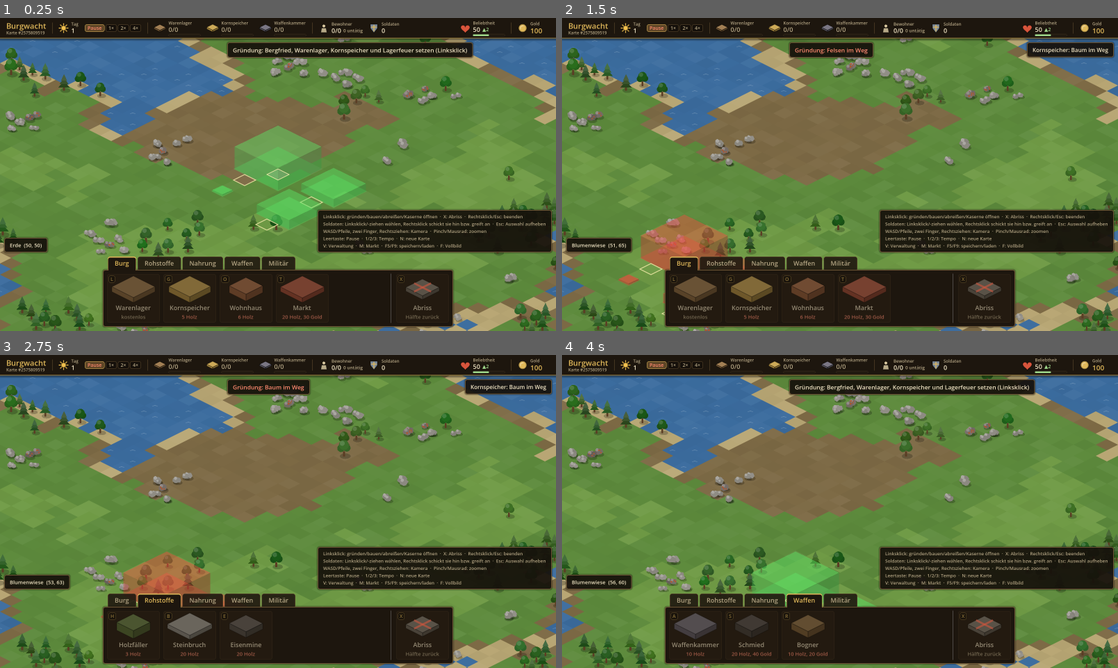
Above: before the commit, frames 1-4 (two rows, left to right).
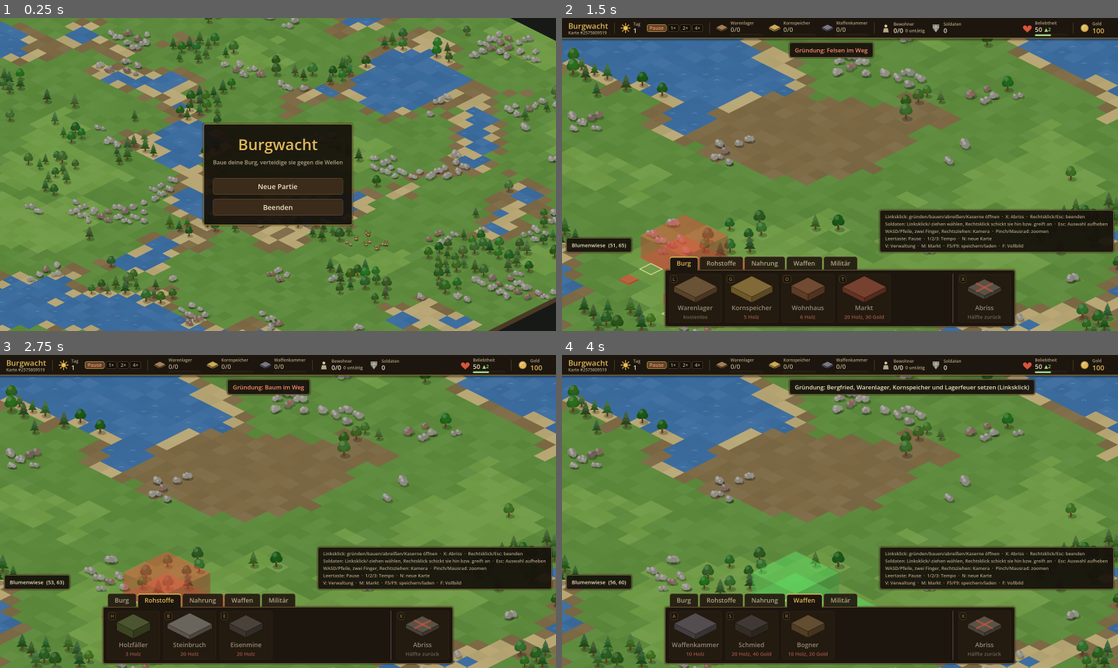
Above: after the commit, the same moments.

Repository: GwydionBr/burgwacht
Game: Godot game, scene res://scenes/main_menu.tscn
Two runs of this game, one before a commit and one after it. Both use one fixed random seed, a clock stepped at 60 frames per second and the inputs below. Before the commit the project starts from res://scenes/main.tscn.
Inputs (mouse positions are in pixels of both pictures, inside the frame that each line leads up to):
- Up to frame 1 (0.25 s): no input
- Up to frame 2 (1.5 s): click (840, 187) at 0.5 s, where only the run after the commit has a clickable "Neue Partie"; click "Burg" at 1.25 s
- Up to frame 3 (2.75 s): click "Rohstoffe" at 2 s
- Up to frame 4 (4 s): click "Nahrung" at 2.75 s; click "Waffen" at 3.5 s

The runs differ from the first frame. In frame 1, 74% of the frame differs, in the area x 0-100%, y 0-100%; in frame 2, 0.8%; in frame 3, 0.8%; in frame 4, nothing differs.

Commit message:
Hauptmenü als Startszene
Das Spiel startet im Hauptmenü über einer zufälligen Karte, über die die
Kamera langsam schwenkt. „Neue Partie“ startet das freie Spiel mit
zufälligem Seed in der Gründung, „Beenden“ schließt das Spiel. Mit
Startparametern geht es wie bisher direkt in die Partie; --menu zeigt
das Hauptmenü trotzdem (Preset main_menu). MenuPanel nimmt weitere
Einträge für spätere Menüs auf.

Co-Authored-By: Claude Opus 5.5 (1M context) <noreply@anthropic.com>

Diff:
--- a/project.godot
+++ b/project.godot
@@ -6,7 +6,7 @@
 
 config/name="Burgwacht"
 config/description="Burgenbau-Strategiespiel im Stil von Stronghold"
-run/main_scene="res://scenes/main.tscn"
+run/main_scene="res://scenes/main_menu.tscn"
 config/features=PackedStringArray("4.7")
 config/icon="res://icon.svg"
 
--- /dev/null
+++ b/scenes/main_menu.tscn
@@ -0,0 +1,17 @@
+[gd_scene format=3]
+
+[ext_resource type="Script" path="res://src/main_menu.gd" id="1_menu"]
+[ext_resource type="Script" path="res://src/view/terrain_renderer.gd" id="2_terrain"]
+
+[node name="MainMenu" type="Node2D"]
+script = ExtResource("1_menu")
+
+[node name="Terrain" type="Node2D" parent="."]
+script = ExtResource("2_terrain")
+
+[node name="Objects" type="Node2D" parent="."]
+y_sort_enabled = true
+
+[node name="Camera" type="Camera2D" parent="."]
+
+[node name="UI" type="CanvasLayer" parent="."]
--- a/src/main.gd
+++ b/src/main.gd
@@ -1,3 +1,4 @@
+class_name MatchScene
 extends Node2D
 ## Einstiegspunkt der Partie-Szene: startet die Partie (Match) aus der Startbeschreibung und
 ## verbindet ihre Spielwelt mit Darstellung und Eingabe. Enthält keine Spiellogik – die lebt in
--- /dev/null
+++ b/src/main_menu.gd
@@ -0,0 +1,84 @@
+extends Node2D
+## Einstiegspunkt des Spiels (Hauptszene): das Hauptmenü. Im Hintergrund liegt eine zufällige
+## Karte des Standardszenarios (nur Kartenerzeugung und Geländeansicht, keine Spielwelt), über
+## die die Kamera langsam schwenkt. Eine Partie startet in der Partie-Szene (main.tscn) aus
+## einer Startbeschreibung.
+##
+## Wird mit Startparametern gestartet (siehe main.gd), geht es ohne Hauptmenü gleich in die
+## Partie, die die Parameter selbst liest. Ausnahmen:
+##   --menu                Hauptmenü trotzdem zeigen (Preset main_menu)
+##   --screenshot=pfad.png Bild des Hauptmenüs speichern und beenden (nur mit --menu)
+
+const MATCH_SCENE := "res://scenes/main.tscn"
+## Die Kamera fährt eine Ellipse um die Kartenmitte; Halbachsen als Anteil der Kartengröße (Welt).
+const PAN_RADIUS_SHARE := 0.2
+## Sekunden für eine Runde.
+const PAN_SECONDS := 240.0
+const CAMERA_ZOOM := 0.8
+
+var _pan_center := Vector2.ZERO
+var _pan_radius := Vector2.ZERO
+var _pan_time := 0.0
+
+@onready var _terrain: TerrainRenderer = $Terrain
+@onready var _objects: Node2D = $Objects
+@onready var _camera: Camera2D = $Camera
+@onready var _ui: CanvasLayer = $UI
+
+
+func _ready() -> void:
+	var args := Presets.user_args()
+	if not args.is_empty() and not args.has("menu"):
+		get_tree().change_scene_to_file.call_deferred(MATCH_SCENE)
+		return
+	_show_background_map()
+	_build_menu()
+	if args.has("screenshot"):
+		_save_screenshot_and_quit(str(args["screenshot"]))
+
+
+func _process(delta: float) -> void:
+	_pan_time += delta
+	var angle := TAU * _pan_time / PAN_SECONDS
+	_camera.position = _pan_center + Vector2(cos(angle), sin(angle)) * _pan_radius
+
+
+## Eine zufällige Karte in der Größe des Standardszenarios samt Vorkommen.
+func _show_background_map() -> void:
+	var scenario := Scenario.load_named(Scenario.DEFAULT)
+	var map := MapGenerator.generate(randi(), scenario.map_size.x, scenario.map_size.y)
+	_terrain.show_map(map)
+	for tile in map.deposits:
+		var view := DepositView.new()
+		view.setup(tile, map.deposits[tile])
+		_objects.add_child(view)
+	_pan_center = Iso.tile_to_world(map.center())
+	_pan_radius = Iso.map_bounds(map.width, map.height).size * PAN_RADIUS_SHARE
+	_camera.zoom = Vector2(CAMERA_ZOOM, CAMERA_ZOOM)
+	_process(0.0)
+
+
+func _build_menu() -> void:
+	var menu := MenuPanel.new("Burgwacht", "Baue deine Burg, verteidige sie gegen die Wellen")
+	menu.add_entry("Neue Partie", _new_match)
+	menu.add_entry("Beenden", get_tree().quit)
+	_ui.add_child(menu)
+	menu.set_anchors_and_offsets_preset(Control.PRESET_CENTER, Control.PRESET_MODE_MINSIZE)
+	menu.grow_horizontal = Control.GROW_DIRECTION_BOTH
+	menu.grow_vertical = Control.GROW_DIRECTION_BOTH
+
+
+## Neue Partie im Standardszenario mit dessen Seed (im freien Spiel ein zufälliger), bis es
+## die Szenarioauswahl gibt.
+func _new_match() -> void:
+	var scene: PackedScene = load(MATCH_SCENE)
+	var game: MatchScene = scene.instantiate()
+	game.start = MatchStart.from_scenario(Scenario.DEFAULT)
+	get_tree().change_scene_to_node(game)
+
+
+func _save_screenshot_and_quit(path: String) -> void:
+	for i in 3:
+		await RenderingServer.frame_post_draw
+	get_viewport().get_texture().get_image().save_png(path)
+	get_tree().quit()
--- /dev/null
+++ b/src/ui/menu_panel.gd
@@ -0,0 +1,55 @@
+class_name MenuPanel
+extends PanelContainer
+## Ein Menü im Holz-Gold-Stil der Oberfläche: Titel, Untertitel und eine senkrechte Liste
+## gleich breiter Knöpfe. Hauptmenü und Spielmenü bauen sich daraus; weitere Einträge kommen
+## mit add_entry() dazu.
+
+const ENTRY_SIZE := Vector2(300, 48)
+const ENTRY_FONT_SIZE := 20
+
+var _entries: VBoxContainer
+
+
+func _init(title: String, subtitle := "") -> void:
+	var style := UiStyle.panel_style()
+	style.set_content_margin_all(28)
+	style.border_color = UiStyle.GOLD_COLOR.darkened(0.3)
+	add_theme_stylebox_override("panel", style)
+	var column := VBoxContainer.new()
+	column.add_theme_constant_override("separation", 10)
+	add_child(column)
+	column.add_child(_make_label(title, UiStyle.GOLD_COLOR, 44))
+	if subtitle != "":
+		column.add_child(_make_label(subtitle, UiStyle.HINT_COLOR, 16))
+	var gap := Control.new()
+	gap.custom_minimum_size = Vector2(0, 14)
+	column.add_child(gap)
+	_entries = VBoxContainer.new()
+	_entries.add_theme_constant_override("separation", 12)
+	column.add_child(_entries)
+
+
+## Hängt einen Knopf an, der action aufruft; der Knopf kommt zurück (z. B. zum Sperren).
+func add_entry(text: String, action: Callable) -> Button:
+	var button := Button.new()
+	button.text = text
+	button.focus_mode = Control.FOCUS_NONE
+	button.custom_minimum_size = ENTRY_SIZE
+	button.add_theme_font_size_override("font_size", ENTRY_FONT_SIZE)
+	UiStyle.apply_card_style(button)
+	button.add_theme_color_override("font_color", UiStyle.TEXT_COLOR)
+	button.add_theme_color_override("font_hover_color", UiStyle.GOLD_COLOR)
+	button.add_theme_color_override("font_pressed_color", UiStyle.GOLD_COLOR)
+	button.add_theme_color_override("font_disabled_color", UiStyle.HINT_COLOR.darkened(0.3))
+	button.pressed.connect(action)
+	_entries.add_child(button)
+	return button
+
+
+static func _make_label(text: String, color: Color, font_size: int) -> Label:
+	var label := Label.new()
+	label.text = text
+	label.horizontal_alignment = HORIZONTAL_ALIGNMENT_CENTER
+	label.add_theme_color_override("font_color", color)
+	label.add_theme_font_size_override("font_size", font_size)
+	return label
--- a/tools/presets.json
+++ b/tools/presets.json
@@ -1,4 +1,8 @@
 {
+	"main_menu": {
+		"name": "Hauptmenü über der schwenkenden Karte",
+		"args": ["--menu"]
+	},
 	"founding": {
 		"name": "Gründung",
 		"args": ["--seed=1"]
Not shown, changed: addons/presets/plugin.gd
Not shown, added: src/main_menu.gd.uid
Not shown, added: src/ui/menu_panel.gd.uid
